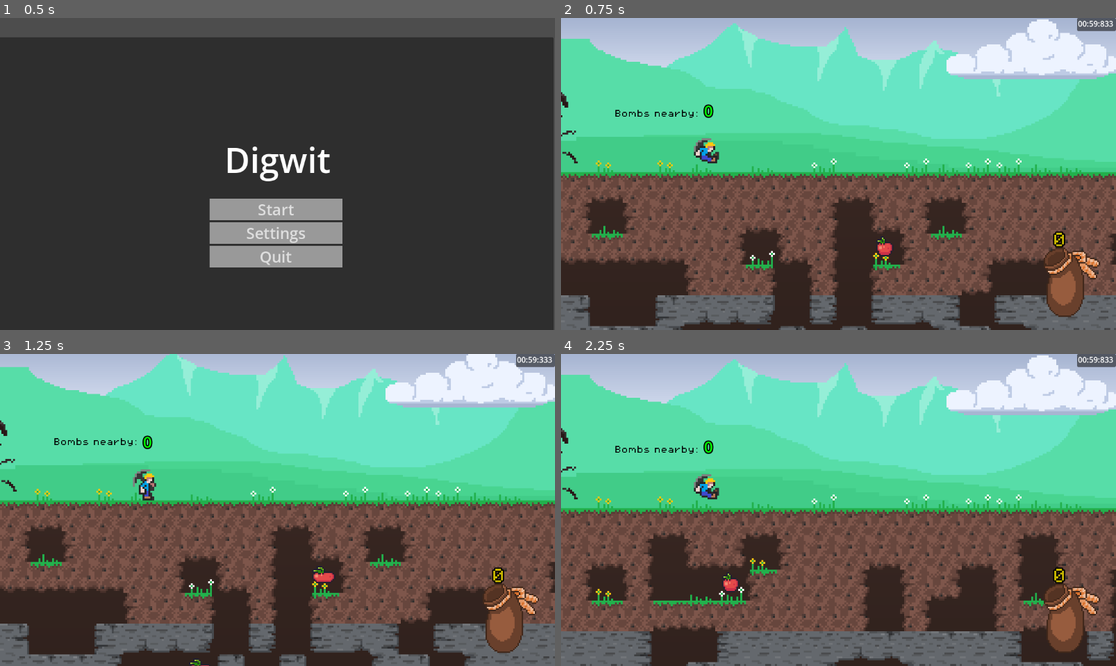
Above: before the commit, frames 1-4 (two rows, left to right).
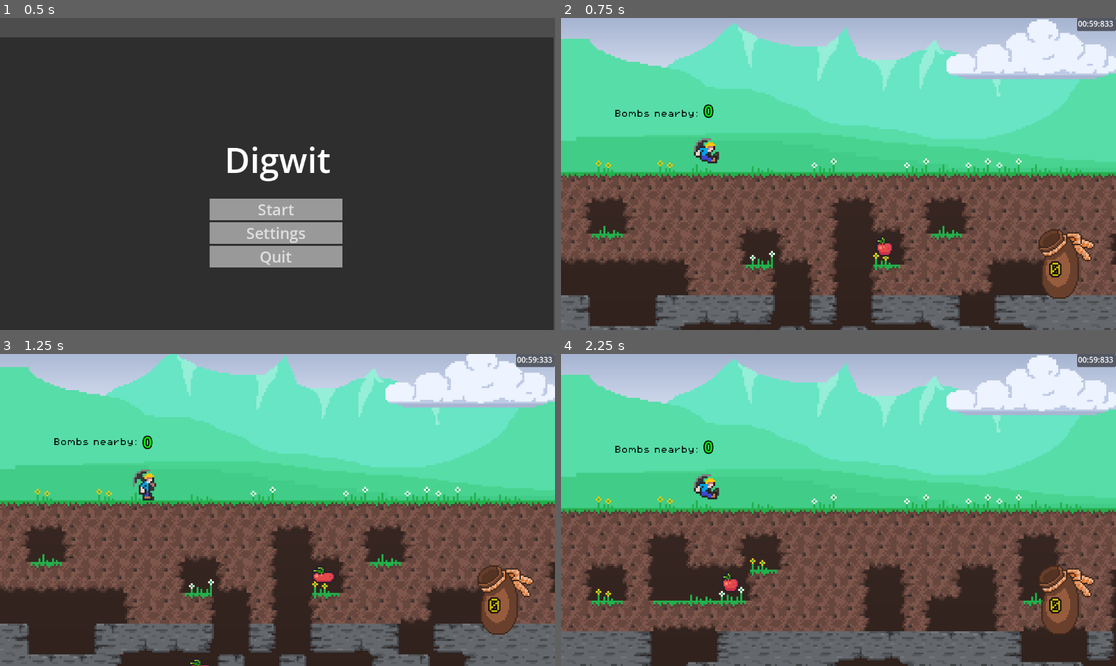
Above: after the commit, the same moments.

Repository: d-v-b/ld58
Game: Godot game, scene res://scenes/main_menu.tscn
Two runs of this game, one before a commit and one after it. Both use one fixed random seed, a clock stepped at 60 frames per second and the inputs below.
Inputs (mouse positions are in pixels of both pictures, inside the frame that each line leads up to):
- Up to frame 1 (0.5 s): no input
- Up to frame 2 (0.75 s): click "Start" at 0.5 s
- Up to frame 3 (1.25 s): no input
- Up to frame 4 (2.25 s): tap Enter at 1.25 s; move the mouse to (960, 494) at 1.27 s; hold D (move_right) 1.28-2 s; tap X (action_die) at 1.35 s; click (960, 494) at 1.42 s; tap Space (action_jump) at 1.52 s; click "Play again" at 2 s

Frame 1 is identical in both runs. In frame 2, 1.8% of the frame differs, in the area x 0-98%, y 23-96%; in frame 3, 1.8%; in frame 4, 1.8%.

Commit message:
fixed bag, hopefully

Diff:
--- a/Collector/scenes/game.tscn
+++ b/Collector/scenes/game.tscn
@@ -6,9 +6,8 @@
 [ext_resource type="Script" uid="uid://upb4cf8v7m5a" path="res://scripts/world_tile.gd" id="3_vtaks"]
 [ext_resource type="PackedScene" uid="uid://bgh183yp2hi7y" path="res://scenes/hud.tscn" id="4_lbhrr"]
 [ext_resource type="Script" uid="uid://c8d5eey6t21gm" path="res://scripts/bomb_count_label.gd" id="5_0tnpc"]
-[ext_resource type="Script" uid="uid://1cvln46xw26y" path="res://scripts/camera_2d.gd" id="5_gee14"]
+[ext_resource type="Script" path="res://scripts/camera_2d.gd" id="5_gee14"]
 [ext_resource type="FontFile" uid="uid://dakrty3k5eh2s" path="res://assets/PixelOperator8.ttf" id="10_vtaks"]
-[ext_resource type="SpriteFrames" uid="uid://da12tj8b60e34" path="res://assets/explosion_frames.tres" id="11_kvpfn"]
 [ext_resource type="Texture2D" uid="uid://gbir15ew0fxx" path="res://assets/underground_background.png" id="12_dinhu"]
 [ext_resource type="PackedScene" uid="uid://d2oyp2jbjhicj" path="res://scenes/parallax_background.tscn" id="13_kvuet"]
 
@@ -354,11 +353,3 @@
 theme_override_fonts/font = ExtResource("10_vtaks")
 theme_override_font_sizes/font_size = 16
 text = "Bombs nearby:"
-
-[node name="AnimatedSprite2D" type="AnimatedSprite2D" parent="."]
-position = Vector2(-77, -46)
-scale = Vector2(4, 4)
-sprite_frames = ExtResource("11_kvpfn")
-animation = &"explode"
-frame = 9
-frame_progress = 1.0
--- a/Collector/scenes/hud.tscn
+++ b/Collector/scenes/hud.tscn
@@ -3,12 +3,12 @@
 [ext_resource type="FontFile" uid="uid://dakrty3k5eh2s" path="res://assets/PixelOperator8.ttf" id="1_6fi6k"]
 [ext_resource type="Texture2D" uid="uid://d4j6gx1bemhte" path="res://assets/coin_bag/background.png" id="2_5ysmq"]
 [ext_resource type="Texture2D" uid="uid://c3x8ivc55v4b4" path="res://assets/coin_bag/size-1.png" id="3_6fi6k"]
-[ext_resource type="Script" uid="uid://toxihfe7n6u5" path="res://scripts/timer.gd" id="5_047uy"]
+[ext_resource type="Script" path="res://scripts/timer.gd" id="5_047uy"]
 [ext_resource type="Script" uid="uid://b4i2vb4knaspe" path="res://scripts/score_label.gd" id="5_uo2fv"]
 
 [node name="HUD" type="CanvasLayer"]
 
-[node name="Control" type="Control" parent="."]
+[node name="Canvas" type="Control" parent="."]
 layout_mode = 3
 anchors_preset = 15
 anchor_right = 1.0
@@ -17,44 +17,37 @@
 grow_vertical = 2
 mouse_filter = 2
 
-[node name="Score" type="RichTextLabel" parent="Control"]
-visible = false
-z_index = 4
+[node name="Bag" type="Control" parent="Canvas"]
 layout_mode = 1
-offset_left = 996.0
-offset_top = 453.0
-offset_right = 1072.6666
-offset_bottom = 591.36475
-scale = Vector2(1.5, 1.193)
-theme_override_colors/default_color = Color(0.827215, 0.82713777, 0.0006399465, 1)
-theme_override_colors/font_outline_color = Color(0, 0, 0, 1)
-theme_override_fonts/normal_font = ExtResource("1_6fi6k")
-bbcode_enabled = true
-text = "1000"
-horizontal_alignment = 1
+anchors_preset = 3
+anchor_left = 1.0
+anchor_top = 1.0
+anchor_right = 1.0
+anchor_bottom = 1.0
+offset_left = -40.0
+offset_top = -40.0
+grow_horizontal = 0
+grow_vertical = 0
 
-[node name="Sprite2D" type="Sprite2D" parent="Control"]
+[node name="Sprite2D" type="Sprite2D" parent="Canvas/Bag"]
 z_index = 1
-position = Vector2(1023, 546)
+position = Vector2(-100, -100)
 scale = Vector2(3, 3)
 texture = ExtResource("2_5ysmq")
 
-[node name="Sprite2D2" type="Sprite2D" parent="Control"]
+[node name="Sprite2D2" type="Sprite2D" parent="Canvas/Bag"]
 z_index = 3
-position = Vector2(1023, 546)
+position = Vector2(-100, -100)
 scale = Vector2(3, 3)
 texture = ExtResource("3_6fi6k")
 
-[node name="scoreLabel" type="Label" parent="Control"]
-layout_mode = 1
-anchors_preset = -1
-anchor_left = 0.5
-anchor_right = 0.5
-offset_left = 400.0
-offset_top = 446.0
-offset_right = 517.0
-offset_bottom = 480.0
-grow_horizontal = 2
+[node name="scoreLabel" type="Label" parent="Canvas/Bag"]
+z_index = 4
+layout_mode = 0
+offset_left = -100.0
+offset_top = -100.0
+offset_right = -72.0
+offset_bottom = -68.0
 theme_override_colors/font_color = Color(0.78419566, 0.71520454, 1.540184e-06, 1)
 theme_override_colors/font_outline_color = Color(0, 0, 0, 1)
 theme_override_constants/outline_size = 10
@@ -63,6 +56,13 @@
 text = "0"
 horizontal_alignment = 1
 script = ExtResource("5_uo2fv")
+
+[node name="Bag_Hole" type="Control" parent="Canvas/Bag"]
+anchors_preset = 0
+offset_left = -91.0
+offset_top = -140.0
+offset_right = -70.0
+offset_bottom = -123.0
 
 [node name="Timer" type="Panel" parent="."]
 anchors_preset = 1
--- a/Collector/scripts/world_cell.gd
+++ b/Collector/scripts/world_cell.gd
@@ -70,7 +70,7 @@
 
 
 	var hud = tile_map.get_node("../HUD")
-	var end_pos = Vector2(tile_map.get_viewport_rect().size.x * 0.9, tile_map.get_viewport_rect().size.y * 0.78)
+	var end_pos = tile_map.bag_position#Vector2(tile_map.get_viewport_rect().size.x * 0.9, tile_map.get_viewport_rect().size.y * 0.78)
 
 	for i in score:
 		var color = Color(0.824, 0.658, 0.385, 1.0)
--- a/Collector/scripts/world_tile.gd
+++ b/Collector/scripts/world_tile.gd
@@ -8,6 +8,8 @@
 const DENSITY_DIAMOND = 0.012
 
 var grid: Array[Array]
+
+var bag_position : Vector2
 
 var cheat_mode: bool = false
 func toggle_cheat_mode():
@@ -17,6 +19,10 @@
 		node.get_child(0).visible = cheat_mode
 
 func _ready() -> void:
+	var bag = get_node("../HUD/Canvas/Bag/Bag_Hole") as Control
+	bag_position = Vector2(bag.global_position)
+	print("bag_position = ", bag_position)
+
 	for y in _size.y:
 		grid.append([])
 		for x in _size.x:
Not shown: 1 places in Collector/scenes/game.tscn that only renumber resources
